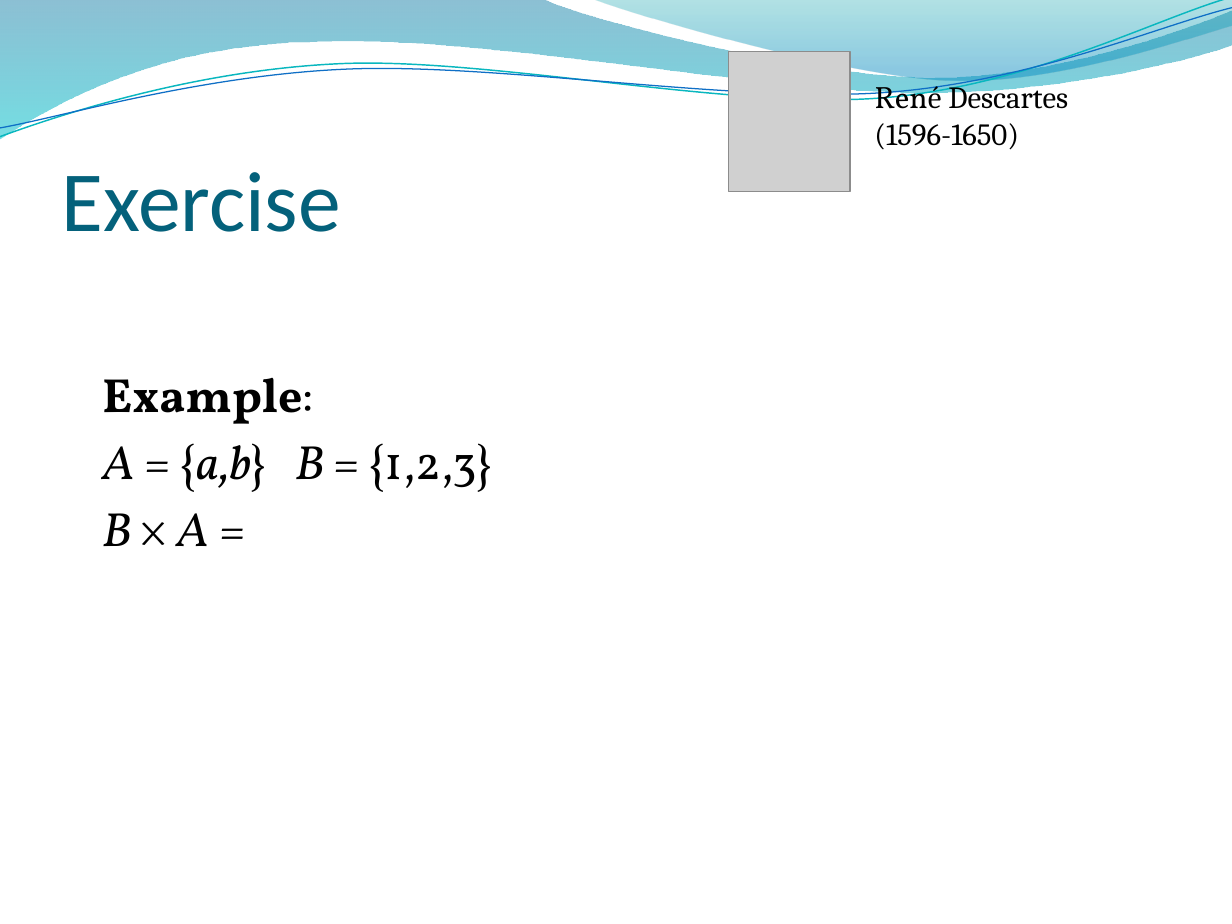
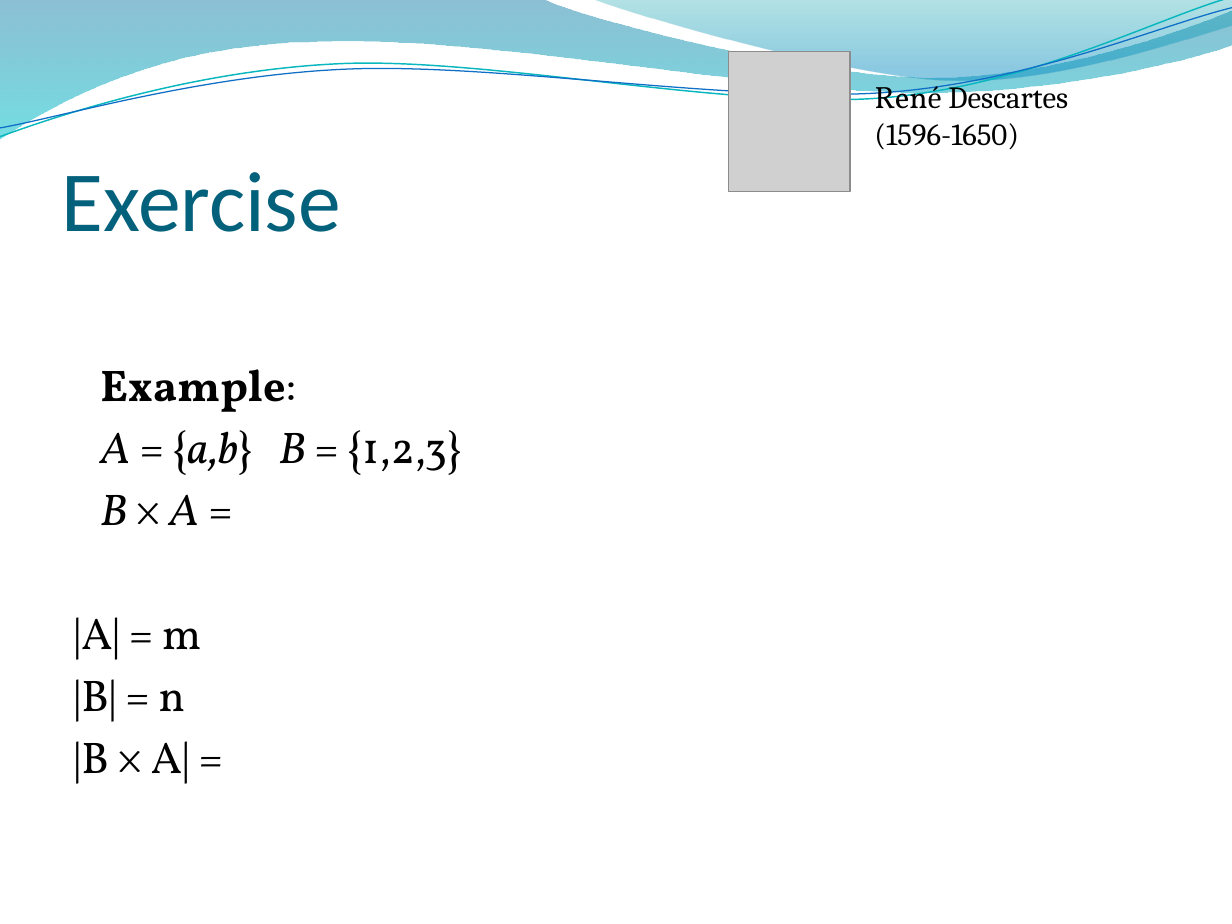
Before and after one commit to lin-chen-GA/lin-chen-GA.github.io, a slide deck: slide 29 of cs2620/slides/cs2620_notes2.pptx. Drawn at 1232x924 pixels with LibreOffice and Linux fonts; fonts in the diff are those of the drawing; grey boxes stand for pictures; background and template pictures are left out. Boxes give left, top, right and bottom in pixels: in the first picture for what was removed or moved away, otherwise in the second. Text is boxed around its words. In the diff, an @@ line names an element or a change of style, - is before the commit and + after.

```diff
--- a/cs2620/slides/cs2620_notes2.pptx
+++ b/cs2620/slides/cs2620_notes2.pptx
@@ text at (100,369,462,525): size 28 to 25.9 pt in "Example:", "A = {a,b} B = {1,2,3}", "B × A =" @@
@@ text at (74,617,201,784): paragraphs added @@
+|A| = m
+|B| = n
+|B × A| =
```
Also in this commit, not shown: 3 other slides changed, 2 other files.
